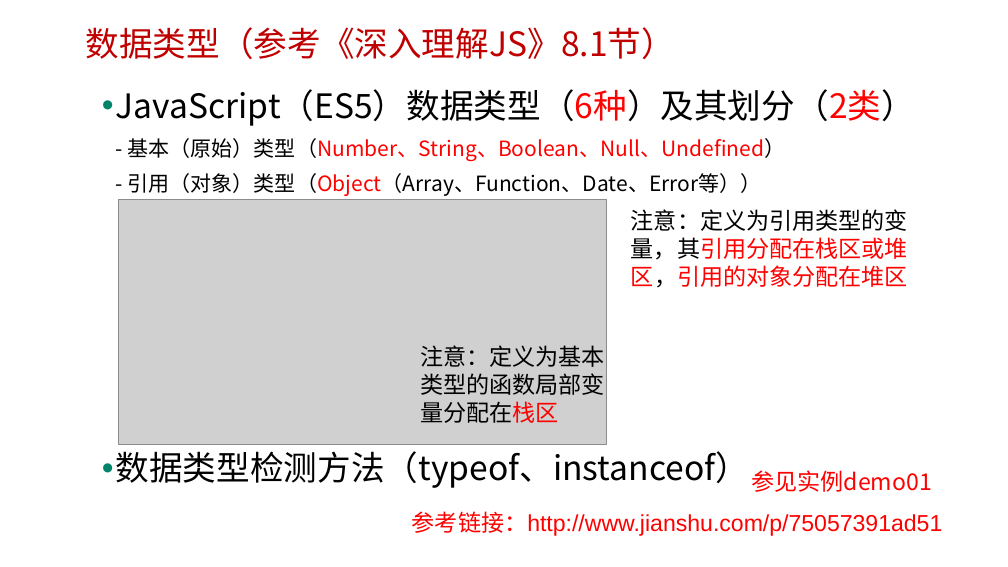
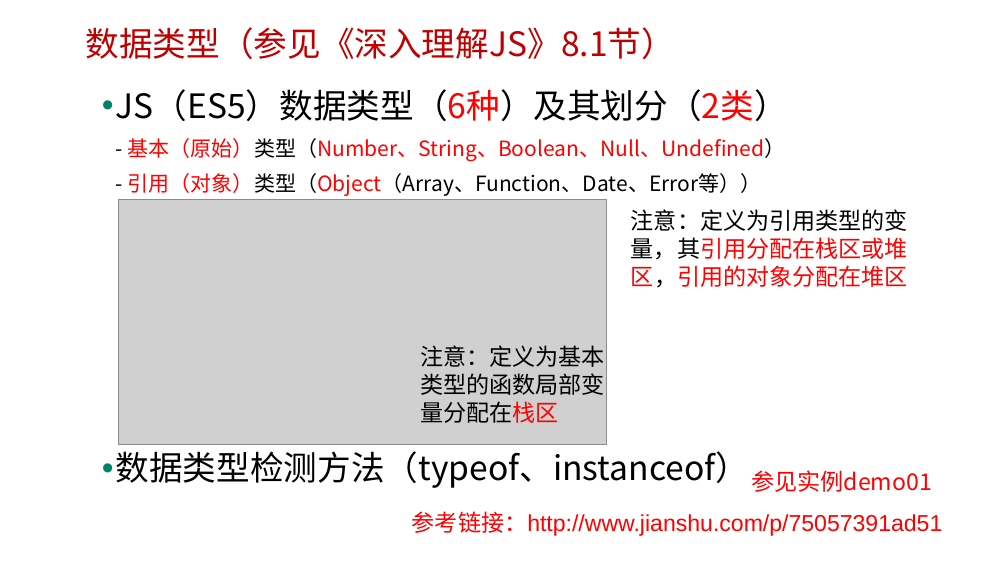
Before and after one commit to edu2act/course-javascript-advanced, a slide deck: slide 4 of 课程PPT/02.JS数据类型、值与类型转换.pptx. Drawn at 1008x567 pixels with LibreOffice and Linux fonts; fonts in the diff are those of the drawing; grey boxes stand for pictures; background and template pictures are left out. Boxes give left, top, right and bottom in pixels: in the first picture for what was removed or moved away, otherwise in the second. Text is boxed around its words. In the diff, an @@ line names an element or a change of style, - is before the commit and + after.

```diff
--- a/课程PPT/02.JS数据类型、值与类型转换.pptx
+++ b/课程PPT/02.JS数据类型、值与类型转换.pptx
@@ text at [86,27,675,59]: text changed @@
-数据类型（参考《深入理解JS》8.1节）
+数据类型（参见《深入理解JS》8.1节）
@@ text at [116,89,788,196]: text changed; text colour #000000 to #FF0000 @@
-• JavaScript（ES5）数据类型（6种）及其划分（2类）
-  - 基本（原始）类型（Number、String、Boolean、Null、Undefined）
-  - 引用（对象）类型（Object（Array、Function、Date、Error等））
+• JS（ES5）数据类型（6种）及其划分（2类）
+  - 基本（原始）类型（Number、String、Boolean、Null、Undefined）
+  - 引用（对象）类型（Object（Array、Function、Date、Error等））
```
Also in this commit, not shown: 1 other slide changed, 4 other files.
